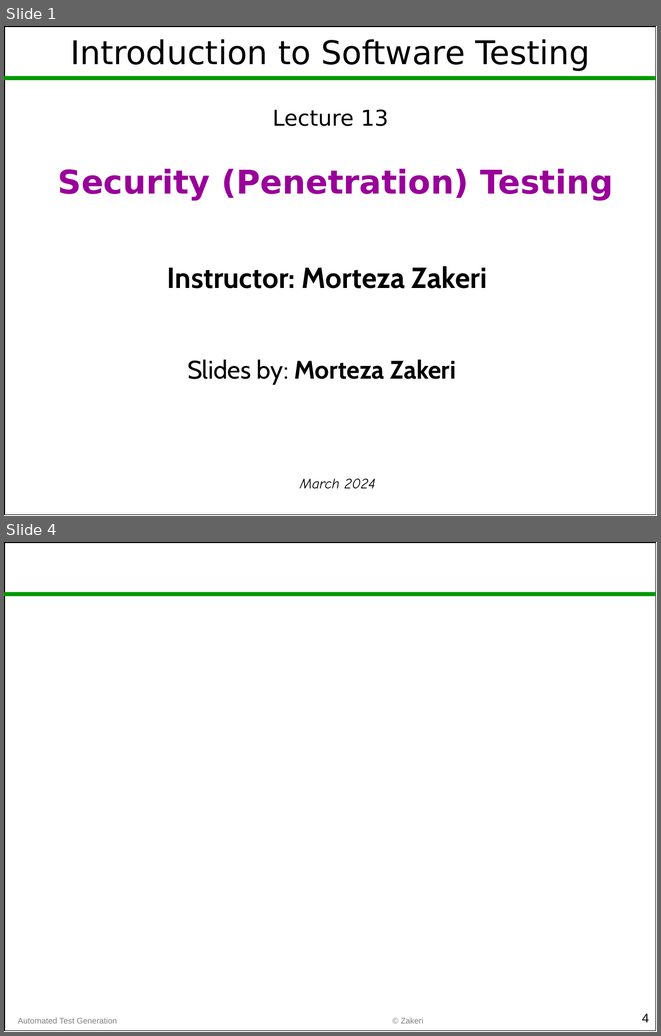
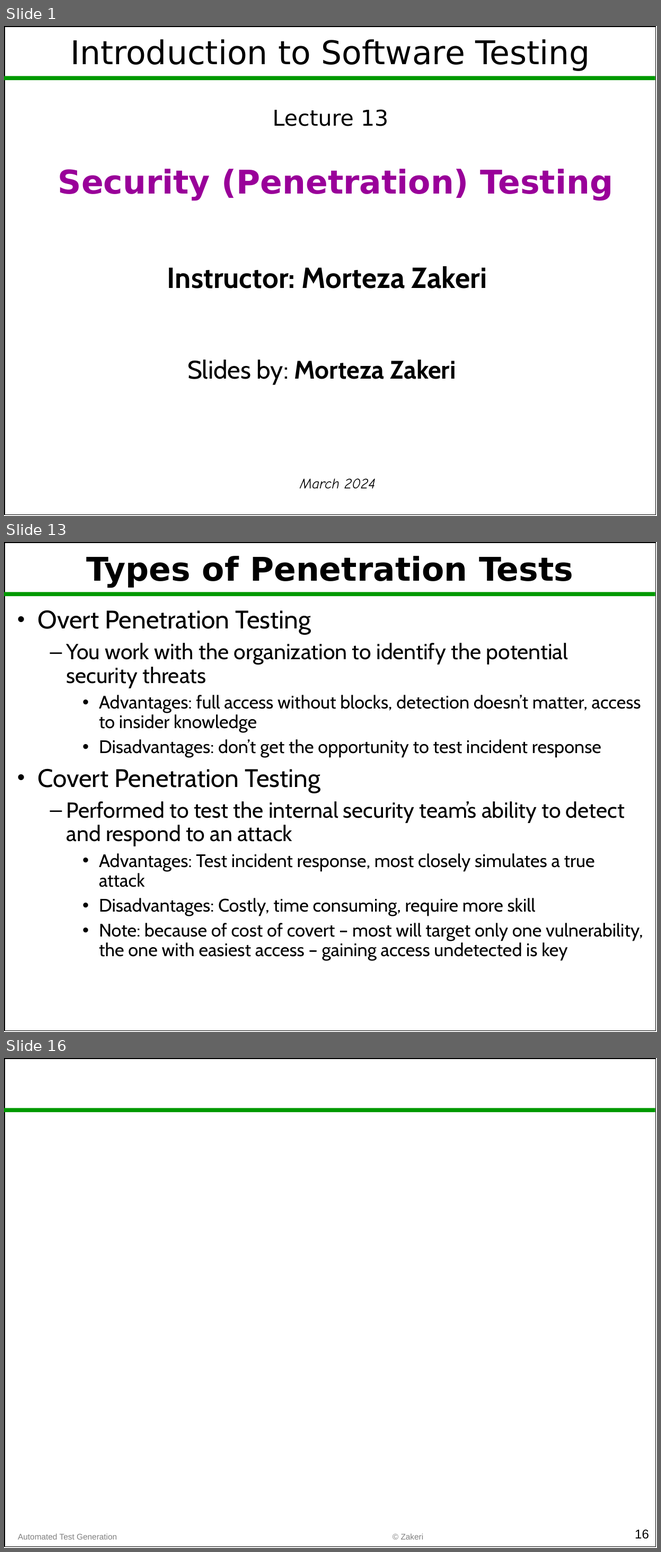
Before and after one commit to m-zakeri/SoftwareTesting, a slide deck: lectures/Lec13_penetration_testing.pptx. Shown one above the other, each under a label of ours: slides 1 and 4 before the commit, slides 1, 13 and 16 after it; the slides between them are not shown. The pictures are 661x1036 and 661x1552 pixels, drawn with LibreOffice and Linux fonts; fonts in the diff are those of the drawing. Boxes give left, top, right and bottom in pixels: in the first picture for what was removed or moved away, otherwise in the second. Text is boxed around its words. In the diff, an @@ line names an element or a change of style, - is before the commit and + after.

```diff
--- a/lectures/Lec13_penetration_testing.pptx
+++ b/lectures/Lec13_penetration_testing.pptx
@@ slide 13 added at (4, 542, 657, 1032), background #FFFFFF; not listed: 2 template elements that a slide beside it also shows @@
@@ title added at (86, 556, 573, 588), 36 pt, text #000000, bold @@
+Types of Penetration Tests
@@ text added at (38, 610, 643, 961), 20 pt, text #000000 @@
+• Overt Penetration Testing
+  – You work with the organization to identify the potential security threats
+    • Advantages: full access without blocks, detection doesn’t matter, access to insider knowledge
+    • Disadvantages: don’t get the opportunity to test incident response
+• Covert Penetration Testing
+  – Performed to test the internal security team’s ability to detect and respond to an attack
+    • Advantages: Test incident response, most closely simulates a true attack
+    • Disadvantages: Costly, time consuming, require more skill
+    • Note: because of cost of covert – most will target only one vulnerability, the one with easiest access – gaining access undetected is key
@@ what was slide 4 is now slide 16 @@
@@ page number at (635, 1529, 649, 1539): text changed @@
-4
+16
```
Also in this commit, not shown: 13 other slides added, 2 slides removed, 45 other files.
